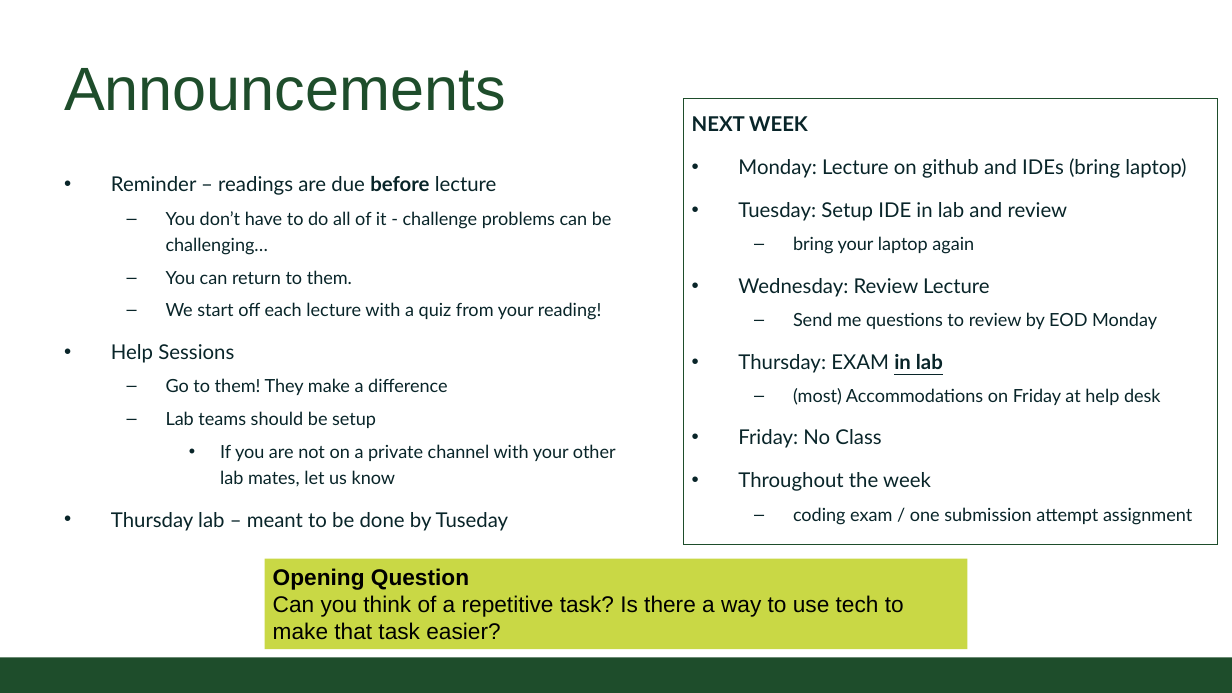
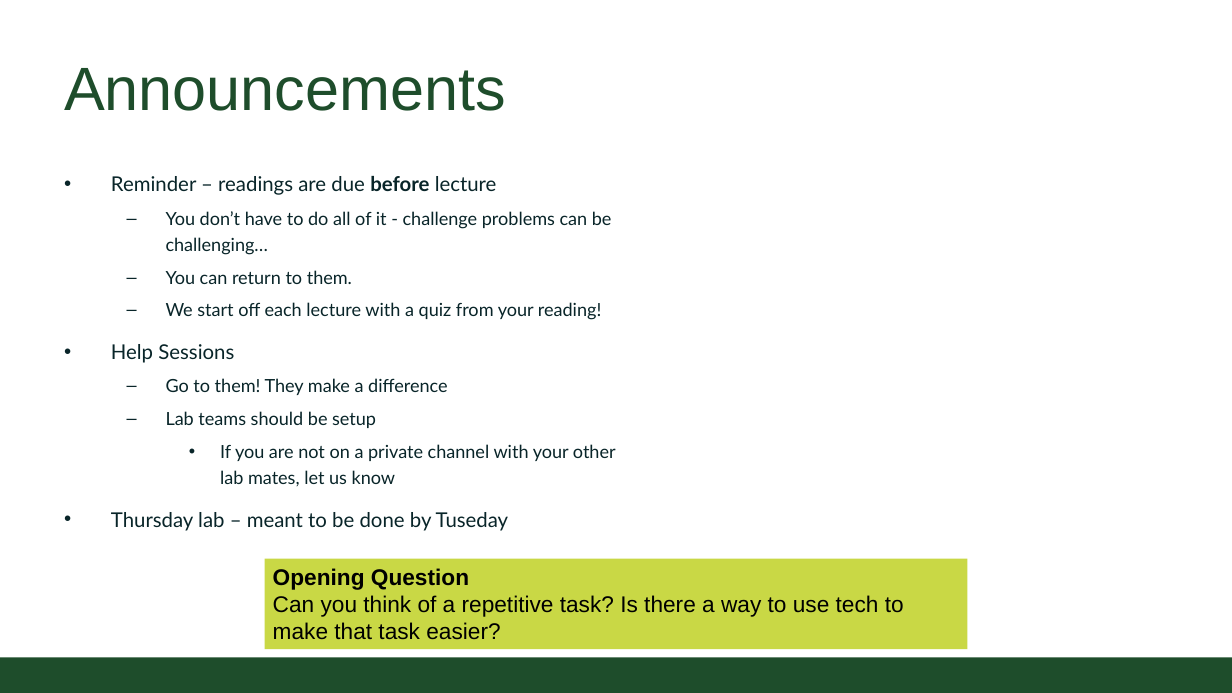
Before and after one commit to CSU-CompSci-CS163-4/Handouts, a slide deck: slide 2 of slides/On-Campus/03_02_Loops.pptx. Drawn at 1232x693 pixels with LibreOffice and Linux fonts; fonts in the diff are those of the drawing; background and template pictures are left out. Boxes give left, top, right and bottom in pixels: in the first picture for what was removed or moved away, otherwise in the second. Text is boxed around its words. In the diff, an @@ line names an element or a change of style, - is before the commit and + after.

Commit message:
Updated Loops Slides

```diff
--- a/slides/On-Campus/03_02_Loops.pptx
+++ b/slides/On-Campus/03_02_Loops.pptx
@@ rectangle removed at <box>683,98,1217,545</box> @@
-NEXT WEEK
-• Monday: Lecture on github and IDEs (bring laptop)
-• Tuesday: Setup IDE in lab and review
-  – bring your laptop again
-• Wednesday: Review Lecture
-  – Send me questions to review by EOD Monday
-• Thursday: EXAM in lab
-  – (most) Accommodations on Friday at help desk
-• Friday: No Class
-• Throughout the week
-  – coding exam / one submission attempt assignment
```
